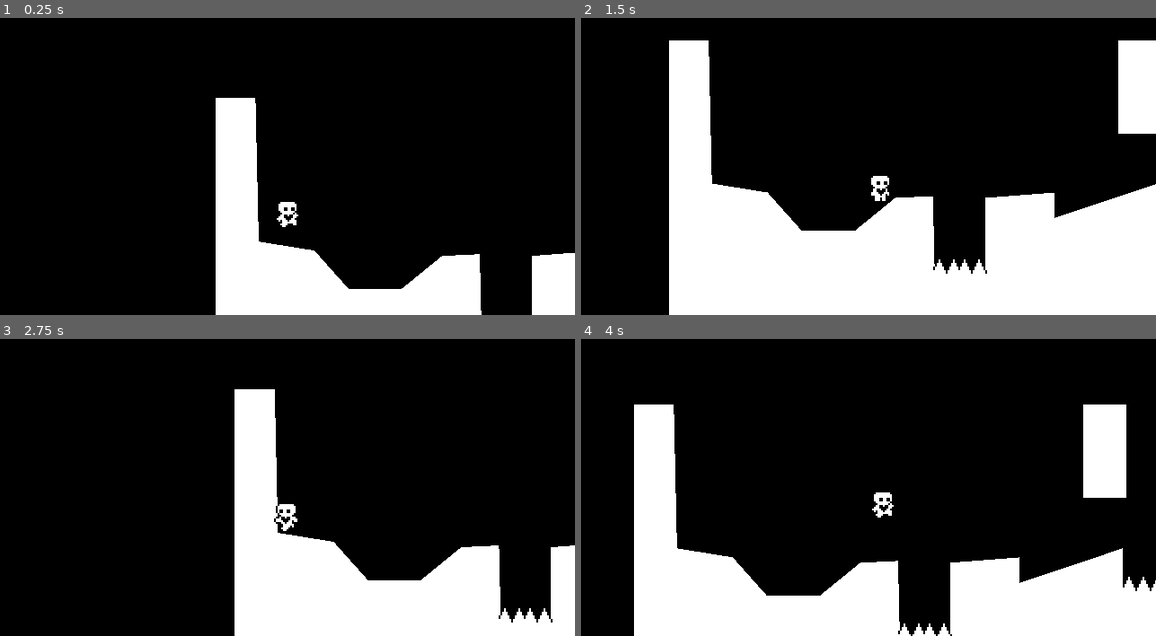
Above: before the commit, frames 1-4 (two rows, left to right).
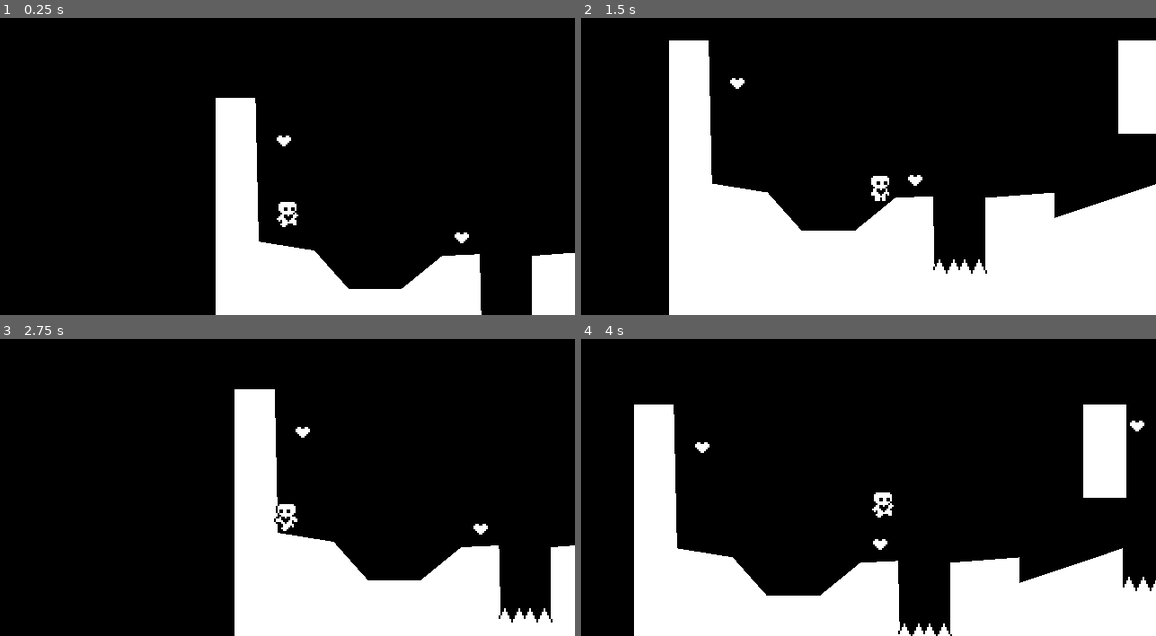
Above: after the commit, the same moments.

Repository: lichen014/heart-platformer
Game: Godot game, scene res://world.tscn
The game is run twice, just before and just after one commit, with the same random seed, the same clock (stepped at 60 frames per second) and the same inputs.
Inputs:
- Up to frame 1 (0.25 s): no input
- Up to frame 2 (1.5 s): tap Enter (ui_accept) at 0.5, 0.77 s; hold Right (ui_right) from 0.53 s (still down)
- Up to frame 3 (2.75 s): tap Enter (ui_accept) at 1.52 s; release Right (ui_right) at 2.03 s; hold Left (ui_left) from 2.03 s (still down)
- Up to frame 4 (4 s): release Left (ui_left) at 2.78 s; hold Right (ui_right) from 2.78 s (still down); tap Enter (ui_accept) at 3.02, 3.77 s

The runs differ from the first frame. In frame 1, 0.1% of the frame differs, in the area x 48-82%, y 39-76%; in frame 2, 0.1%; in frame 3, 0.1%; in frame 4, 0.2%, in the area x 19-98%, y 27-73%.

Commit message:
finished part 6

Diff:
--- /dev/null
+++ b/Events.gd
@@ -0,0 +1,3 @@
+extends Node
+
+signal level_completed
--- /dev/null
+++ b/heart.gd
@@ -0,0 +1,7 @@
+extends Area2D
+
+func _on_body_entered(body):
+	queue_free()
+	var hearts = get_tree().get_nodes_in_group("Hearts")
+	if hearts.size() == 1:
+		Events.level_completed.emit()
--- /dev/null
+++ b/heart.tscn
@@ -0,0 +1,21 @@
+[gd_scene load_steps=4 format=3 uid="uid://ylxle614w5h0"]
+
+[ext_resource type="Texture2D" uid="uid://t5uff3wxew4n" path="res://heart.png" id="1_e2auc"]
+[ext_resource type="Script" path="res://heart.gd" id="1_xtkck"]
+
+[sub_resource type="CircleShape2D" id="CircleShape2D_jbwnc"]
+radius = 5.0
+
+[node name="Heart" type="Area2D" groups=["Hearts"]]
+collision_layer = 0
+collision_mask = 2
+script = ExtResource("1_xtkck")
+
+[node name="Sprite2D" type="Sprite2D" parent="."]
+texture = ExtResource("1_e2auc")
+
+[node name="CollisionShape2D" type="CollisionShape2D" parent="."]
+scale = Vector2(0.997138, 1)
+shape = SubResource("CircleShape2D_jbwnc")
+
+[connection signal="body_entered" from="." to="." method="_on_body_entered"]
--- /dev/null
+++ b/level_completed.tscn
@@ -0,0 +1,21 @@
+[gd_scene format=3 uid="uid://e5lfhibsw5"]
+
+[node name="LevelCompleted" type="ColorRect"]
+anchors_preset = 15
+anchor_right = 1.0
+anchor_bottom = 1.0
+grow_horizontal = 2
+grow_vertical = 2
+color = Color(0, 0, 0, 0.305882)
+
+[node name="CenterContainer" type="CenterContainer" parent="."]
+layout_mode = 1
+anchors_preset = 15
+anchor_right = 1.0
+anchor_bottom = 1.0
+grow_horizontal = 2
+grow_vertical = 2
+
+[node name="Label" type="Label" parent="CenterContainer"]
+layout_mode = 2
+text = "Level Completed!"
--- a/project.godot
+++ b/project.godot
@@ -14,6 +14,10 @@
 run/main_scene="res://world.tscn"
 config/features=PackedStringArray("4.1", "Forward Plus")
 config/icon="res://icon.svg"
+
+[autoload]
+
+Events="*res://Events.gd"
 
 [display]
 
--- a/world.gd
+++ b/world.gd
@@ -3,7 +3,13 @@
 
 @onready var polygon_2d = $StaticBody2D/CollisionPolygon2D/Polygon2D
 @onready var collision_polygon_2d = $StaticBody2D/CollisionPolygon2D
+@onready var level_completed = $CanvasLayer/LevelCompleted
 
 func _ready():
 	RenderingServer.set_default_clear_color(Color.BLACK)
 	polygon_2d.polygon = collision_polygon_2d.polygon
+	Events.level_completed.connect(show_level_completed)
+
+func show_level_completed():
+	level_completed.show()
+	get_tree().paused = true
--- a/world.tscn
+++ b/world.tscn
@@ -1,8 +1,10 @@
-[gd_scene load_steps=5 format=3 uid="uid://1l14gisdt55i"]
+[gd_scene load_steps=7 format=3 uid="uid://1l14gisdt55i"]
 
 [ext_resource type="Script" path="res://world.gd" id="1_qtyhm"]
 [ext_resource type="PackedScene" uid="uid://dfrwm588egccl" path="res://player.tscn" id="2_tgogd"]
 [ext_resource type="PackedScene" uid="uid://baumf8tghjuqa" path="res://spikes.tscn" id="3_125hw"]
+[ext_resource type="PackedScene" uid="uid://ylxle614w5h0" path="res://heart.tscn" id="4_vbwww"]
+[ext_resource type="PackedScene" uid="uid://e5lfhibsw5" path="res://level_completed.tscn" id="5_0vakh"]
 
 [sub_resource type="RectangleShape2D" id="RectangleShape2D_fk3ep"]
 size = Vector2(22, 52)
@@ -45,3 +47,25 @@
 
 [node name="Spikes4" parent="." instance=ExtResource("3_125hw")]
 position = Vector2(288, 105)
+
+[node name="Heart" parent="." instance=ExtResource("4_vbwww")]
+position = Vector2(137, 78)
+
+[node name="Heart2" parent="." instance=ExtResource("4_vbwww")]
+position = Vector2(299, 44)
+
+[node name="Heart3" parent="." instance=ExtResource("4_vbwww")]
+position = Vector2(280, 12)
+
+[node name="Heart4" parent="." instance=ExtResource("4_vbwww")]
+position = Vector2(324, -9)
+
+[node name="Heart5" parent="." instance=ExtResource("4_vbwww")]
+position = Vector2(38, 24)
+
+[node name="Node" type="Node" parent="."]
+
+[node name="CanvasLayer" type="CanvasLayer" parent="."]
+
+[node name="LevelCompleted" parent="CanvasLayer" instance=ExtResource("5_0vakh")]
+visible = false
Binary file added: heart.png
Not shown, added: heart.png.import
